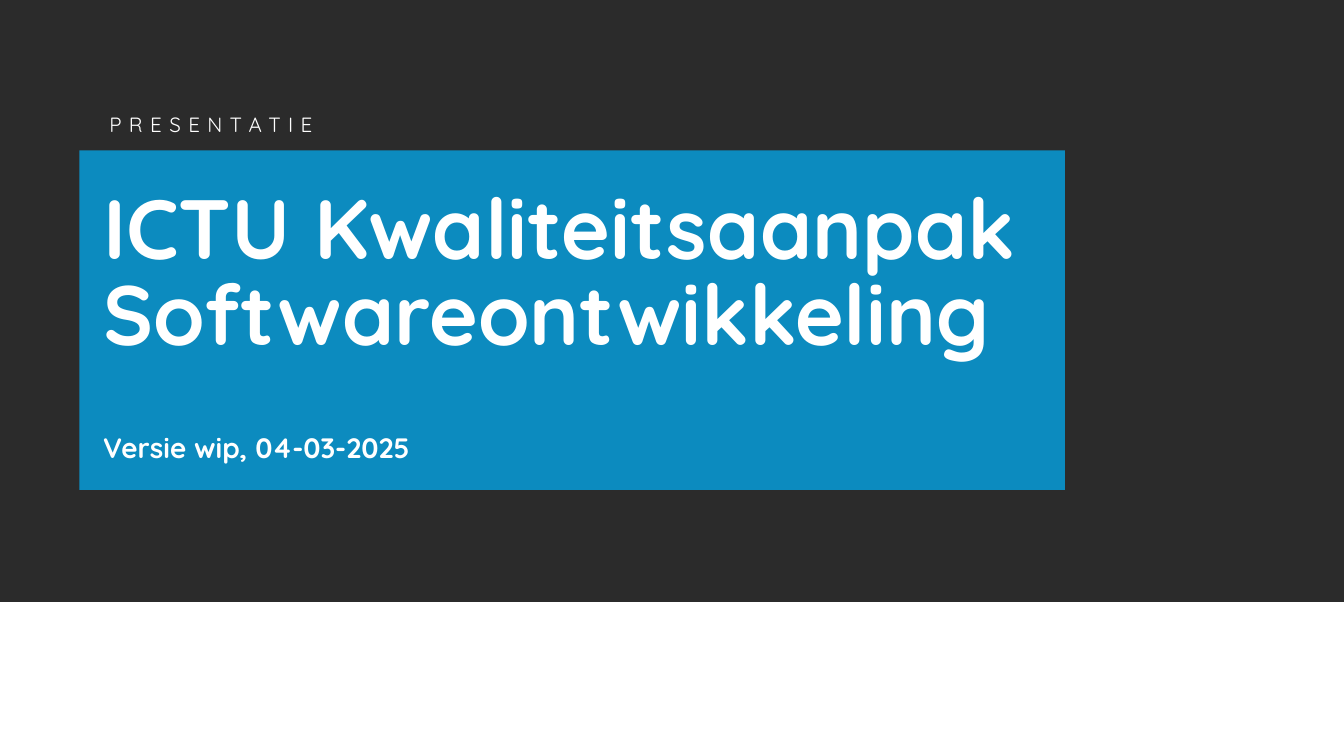
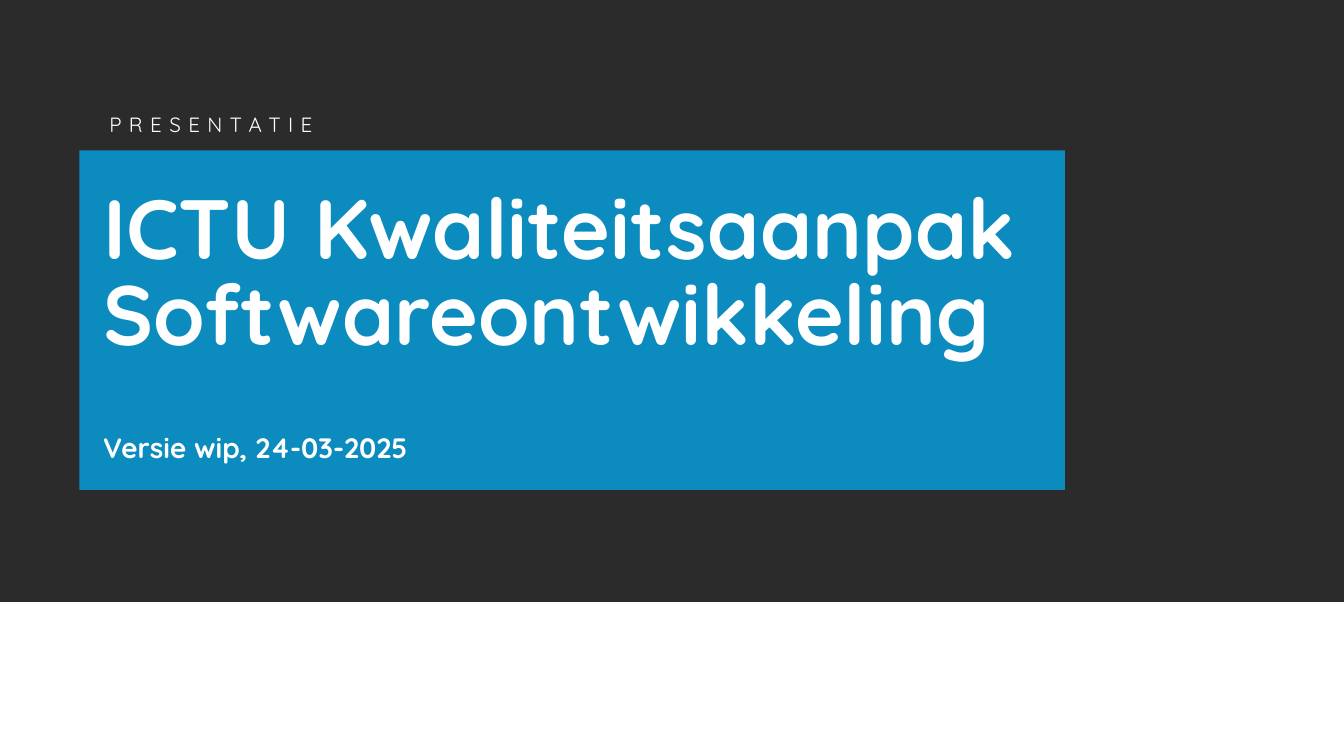
Before and after one commit to ICTU/Kwaliteitsaanpak, a slide deck: slide 1 of docs/wip/ICTU-Kwaliteitsaanpak.pptx. Drawn at 1344x756 pixels with LibreOffice and Linux fonts; fonts in the diff are those of the drawing; background and template pictures are left out; a plain dark background stands for a picture behind light text. Boxes give left, top, right and bottom in pixels: in the first picture for what was removed or moved away, otherwise in the second. Text is boxed around its words. In the diff, an @@ line names an element or a change of style, - is before the commit and + after.

Commit message:
Link maatregelen in self-assessment checklist. (#1022)
De maatregelennummers in de self-assessment checklist linken naar de bijbehorende maatregelen in de online versie van de Kwaliteitsaanpak.

Closes #957.

```diff
--- a/docs/wip/ICTU-Kwaliteitsaanpak.pptx
+++ b/docs/wip/ICTU-Kwaliteitsaanpak.pptx
@@ subtitle at [103, 438, 407, 464]: text changed @@
-Versie wip, 04-03-2025
+Versie wip, 24-03-2025
```
Also in this commit, not shown: 22 other files.
